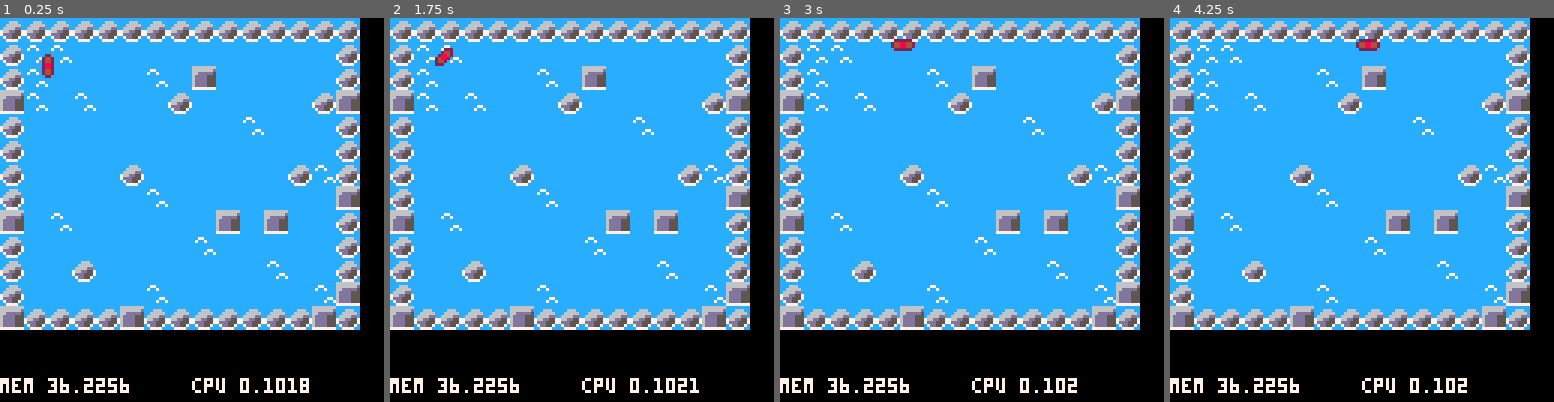
Above: before the commit, frames 1-4 (left to right).
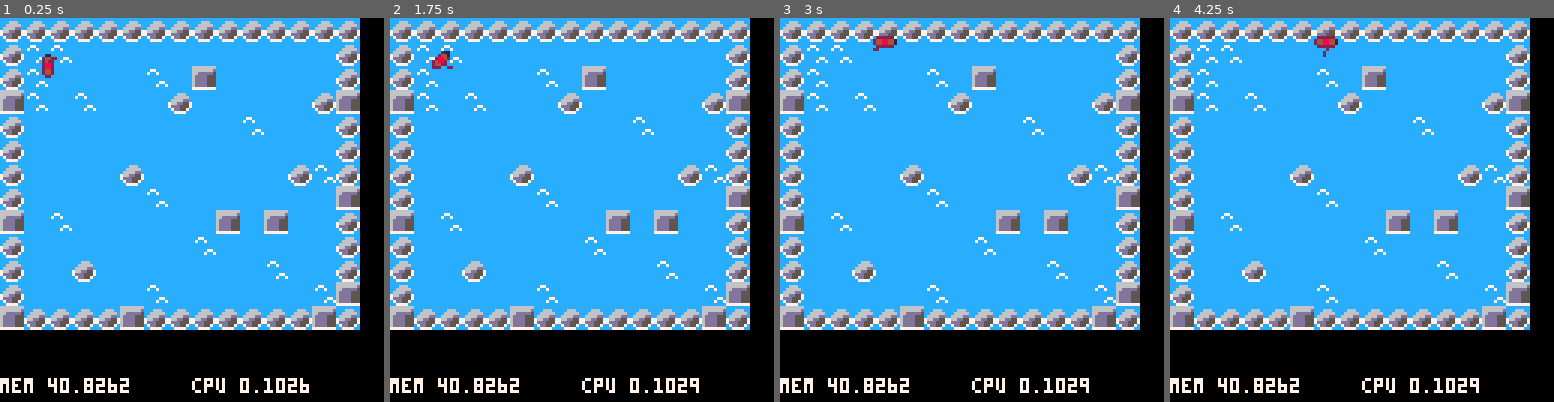
Above: after the commit, the same moments.

Repository: BluShine/CANOE-AND-SPEAR
Game: PICO-8 cartridge canoe-and-spear.p8
Two runs of this game, one before a commit and one after it. Both use one fixed random seed, a clock stepped at 60 frames per second and the inputs below.
Inputs:
- Up to frame 1 (0.25 s): no input
- Up to frame 2 (1.75 s): hold Right from 1.6 s (still down)
- Up to frame 3 (3 s): release Right at 2.1 s; hold Right from 2.47 s (still down)
- Up to frame 4 (4.25 s): release Right at 3.03 s; hold Left 3.08-3.58 s; hold Right from 4.02 s (still down)

The runs differ from the first frame. In frame 1, 0.2% of the frame differs, in the area x 11-81%, y 9-98%; in frame 2, 0.3%; in frame 3, 0.5%; in frame 4, 0.5%, in the area x 12-81%, y 4-98%.

Commit message:
Canoe movement and animation finished
Paddle is now fully animated, and canoe movement is pretty much done.

Diff:
--- a/canoe-and-spear.p8
+++ b/canoe-and-spear.p8
@@ -30,6 +30,7 @@
  a.wasl = false
  -- if last stroke was left
  a.st = 0 --stroke time
+ a.col = 8 --color
 
  add(canoes,a)
 
@@ -117,50 +118,55 @@
 end
 
 function paddle_c(a)
+ pwr = (pl.st / 30) + .5
  if(a.dir == 0) then
-  a.dy = -1
+  a.dy = -1 * pwr
  elseif(a.dir == 1) then
-  a.dy = -.71
-  a.dx = .71
+  a.dy = -.71 * pwr
+  a.dx = .71 * pwr
  elseif(a.dir == 2) then
-  a.dx = 1
+  a.dx = 1 * pwr
  elseif(a.dir == 3) then
-  a.dy = .71
-  a.dx = .71
+  a.dy = .71 * pwr
+  a.dx = .71 * pwr
  elseif(a.dir == 4) then
-  a.dy = 1
+  a.dy = 1 * pwr
  elseif(a.dir == 5) then
-  a.dy = .71
-  a.dx = -.71
+  a.dy = .71 * pwr
+  a.dx = -.71 * pwr
  elseif(a.dir == 6) then
-  a.dx = -1
+  a.dx = -1 * pwr
  elseif(a.dir == 7) then
-  a.dy = -.71
-  a.dx = -.71
+  a.dy = -.71 * pwr
+  a.dx = -.71 * pwr
  end
 end
 
 function control_player(pl)
-
- -- how fast to accelerate
- accel = 0.1
- if (btn(0)) then
+ -- if both or neither are
+ -- pressed, do nothing.
+ -- otherwise, paddle or turn
+ if(btn(0) and btn(1)) then
+  pl.st = 0
+ elseif (btn(0)) then
   if(pl.st == 0
    and pl.wasl) then
    pl.dir = (pl.dir - 1) % 8
-  elseif(pl.st < 30) then
+   pl.st = 1
+  elseif(pl.st <= 15) then
     paddle_c(pl)
+	pl.st += 1
   end
-  pl.st += 1
   pl.wasl = true
  elseif (btn(1)) then
   if(pl.st == 0
    and not pl.wasl) then
    pl.dir = (pl.dir + 1) % 8
-  elseif(pl.st < 30) then
+   pl.st = 1
+  elseif(pl.st <= 15) then
     paddle_c(pl)
+	pl.st += 1
   end
-  pl.st += 1
   pl.wasl = false
  else
   pl.st = 0
@@ -184,16 +190,73 @@
 function draw_canoe(a)
  local sx = a.x - 4
  local sy = a.y - 4
- if(a.dir == 0 or a.dir == 4)
-  then spr(a.spr, sx, sy)
- elseif(a.dir == 1 or a.dir == 5)
-  then spr(a.spr + 1, sx, sy)
- elseif(a.dir == 2 or a.dir == 6)
-  then spr(a.spr + 2, sx, sy)
- elseif(a.dir == 3 or a.dir == 7)
-  then spr(a.spr + 1, sx, sy,
+ local padRot = 0
+ --draw canoe, cursor, paddle
+ if(a.dir == 0) then
+  spr(a.spr, sx, sy)
+  spr(21, sx, sy)
+ elseif(a.dir == 1) then
+  padRot = .12
+  spr(a.spr + 1, sx, sy)
+  spr(22, sx, sy)
+ elseif(a.dir == 2) then
+  padRot = .25
+  spr(a.spr + 2, sx, sy)
+  spr(23, sx, sy)
+ elseif(a.dir == 3) then
+  padRot = .37
+  spr(a.spr + 1, sx, sy,
    1, 1, true)
- end
+  spr(22, sx, sy, 1, 1,
+   false, true)
+ elseif(a.dir == 4) then
+  padRot = .5
+  spr(a.spr, sx, sy)
+  spr(21, sx, sy, 1, 1,
+   false, true)
+ elseif(a.dir == 5) then
+  padRot = .62
+  spr(a.spr + 1, sx, sy)
+  spr(22, sx, sy, 1, 1,
+   true, true)
+ elseif(a.dir == 6) then
+  padRot = .75
+  spr(a.spr + 2, sx, sy)
+  spr(23, sx, sy, 1, 1,
+   true)
+ elseif(a.dir == 7) then
+  padRot = .87
+  spr(a.spr + 1, sx, sy,
+   1, 1, true)
+  spr(22, sx, sy, 1, 1,
+   true)
+ end
+ -- paddle rotation
+ local sign = 0;
+ if(a.wasl) then
+  padRot -= .15
+  sign = -1
+ else
+  padRot += .15
+  sign = 1
+ end
+
+ if(a.st > 15) then
+  padRot += .25 * sign
+ else
+  padRot += (a.st / 15)
+   * .25 * sign
+ end
+ draw_paddle(a.x - .5, a.y - .5, padRot)
+ --player color marker
+ rectfill(a.x - 1, a.y - 1,
+  a.x, a.y, a.col)
+end
+
+function draw_paddle(x, y, rot)
+ line(x, y,
+  x - sin(rot) * 4,
+  y - cos(rot) * 4, 2)
 end
 
 function _draw()
@@ -215,11 +278,11 @@
 00000000bbbbbbbb7ddd55576dddd555ccccccccccccc77c99999999aaaaaaaa7777777700000000000000000000000000000000000000000000000000000000
 00000000bbbbbbbbc7dd557c6dddd555cccccccccccc7cc799999999aaaaaaaa7777777700000000000000000000000000000000000000000000000000000000
 00000000bbbbbbbbcc7777cc77777777cccccccccccccccc99999999aaaaaaaa7777777700000000000000000000000000000000000000000000000000000000
-aaaaaaaa000220000000000000000000400000000000000000000000000000000000000000000000000000000000000000000000000000000000700000000000
-a000000a00244200000022200000000000040000000aa000000000a0000000000000a0000000000000000aa00000000000077000007007000700007000000000
-a000000a00244200000244200222222000111104000000000000000000000000000aaa0000000000000007a00007700000700700070000700000000000000000
-a000000a002882000028842024488442011144100000000000000000000000a00000700000000a00000070000070070007000070000000007000000000000000
-a000000a002882000248820024488442011111100000000000000000000000a00000700007777aa0000700000070070007000070000000000000000700000000
+aaaaaaaa000220000000000000000000400000000001100000000000000000000000000000000000000000000000000000000000000000000000700000000000
+a000000a002442000000222000000000000400000000000000000110000000000000a0000000000000000aa00000000000077000007007000700007000000000
+a000000a00244200000244200222222000111104000000000000001000000000000aaa0000000000000007a00007700000700700070000700000000000000000
+a000000a002882000028842024488442011144100000000000000000000000010000700000000a00000070000070070007000070000000007000000000000000
+a000000a002882000248820024488442011111100000000000000000000000010000700007777aa0000700000070070007000070000000000000000700000000
 a000000a002442000244200002222220004111000000000000000000000000000000700000000a00007000000007700000700700070000700000000000000000
 a000000a002442000222000000000000000000400000000000000000000000000000700000000000000000000000000000077000007007000700007000000000
 aaaaaaaa000220000000000000000000000004000000000000000000000000000000000000000000000000000000000000000000000000000007000000000000
